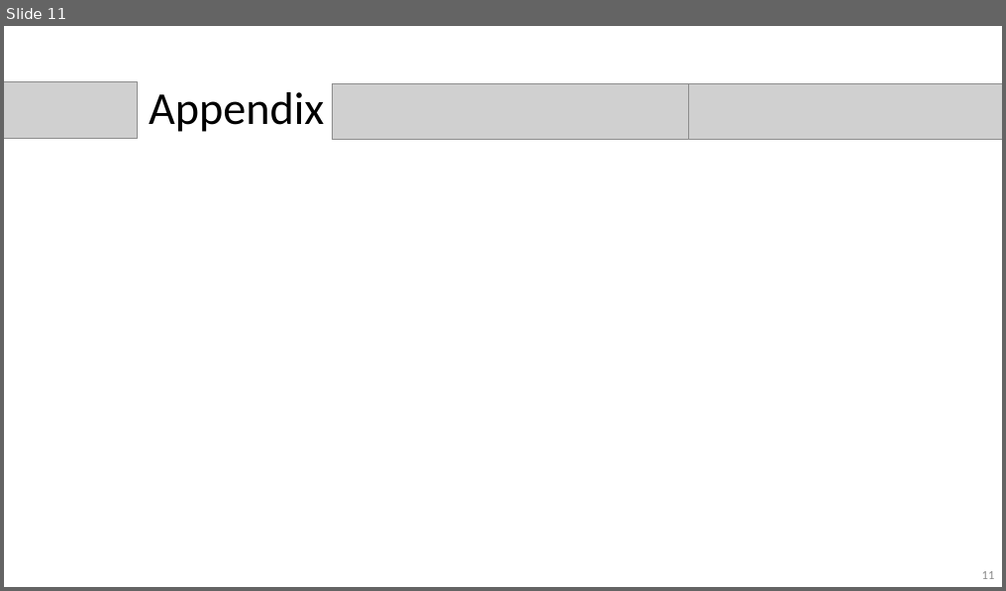
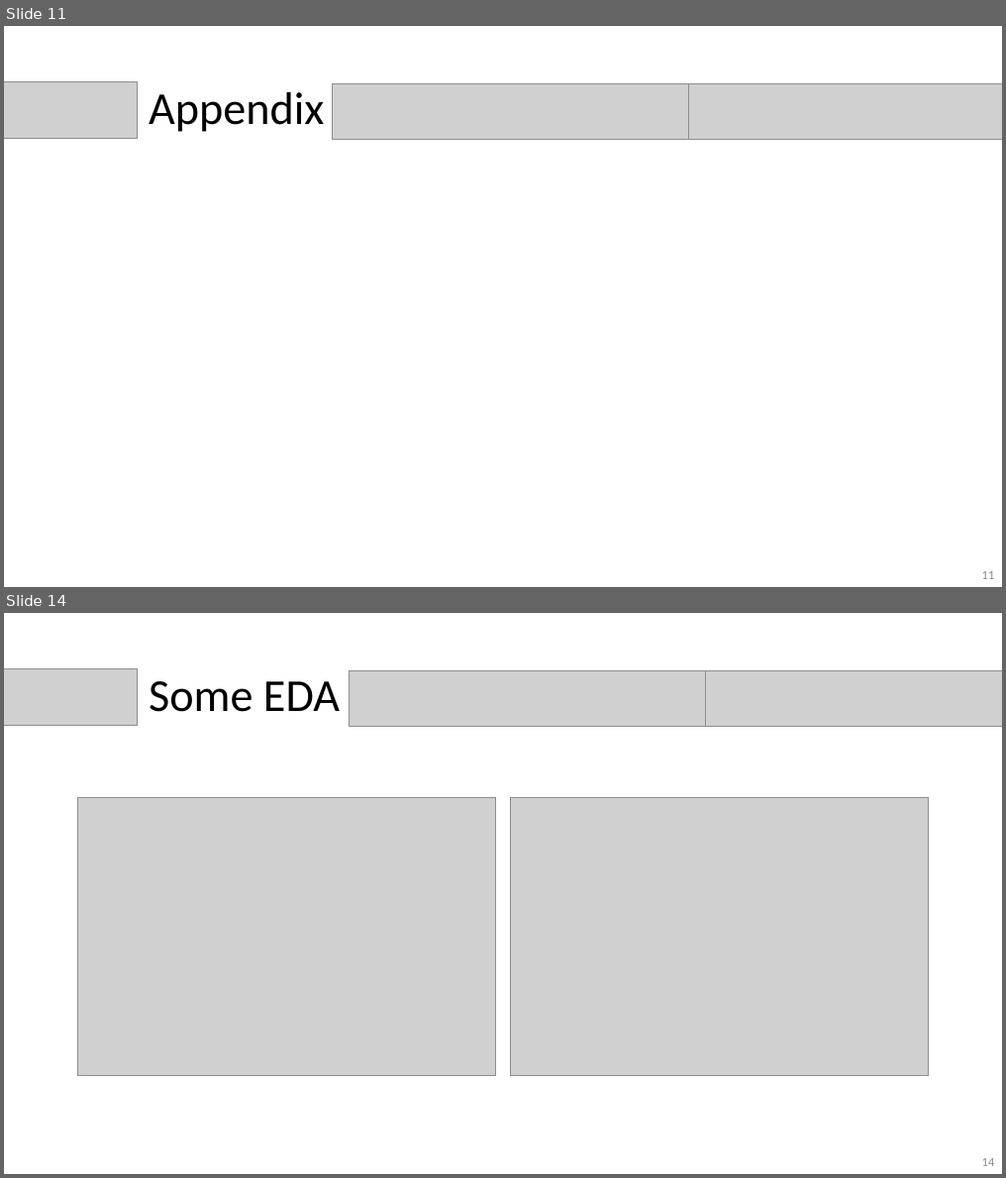
Before and after one commit to nkinnaird/GeneticVariantClassification, a slide deck: Presentation/GeneticVariantClassificationPres.pptx. Shown one above the other, each under a label of ours: slide 11 before the commit, slides 11 and 14 after it; the slides between them are not shown. The pictures are 1006x591 and 1006x1178 pixels, drawn with LibreOffice and Linux fonts; fonts in the diff are those of the drawing; grey boxes stand for pictures. Boxes give left, top, right and bottom in pixels: in the first picture for what was removed or moved away, otherwise in the second. Text is boxed around its words. In the diff, an @@ line names an element or a change of style, - is before the commit and + after.

```diff
--- a/Presentation/GeneticVariantClassificationPres.pptx
+++ b/Presentation/GeneticVariantClassificationPres.pptx
@@ slide 14 added at (4,613,1002,1174), background #FFFFFF @@
@@ picture added at (4,668,137,725) @@
@@ picture added at (349,670,705,727) @@
@@ picture added at (705,670,1002,727) @@
@@ title added at (149,681,340,712), 44 pt, text #000000 @@
+Some EDA
@@ picture added at (78,797,496,1075) @@
@@ picture added at (510,797,928,1075) @@
@@ page number added at (982,1158,995,1166), 12 pt, text #8C8C8C @@
+14
```
Also in this commit, not shown: 9 slides changed, 6 other slides added, 6 slides removed, 1 other file.
